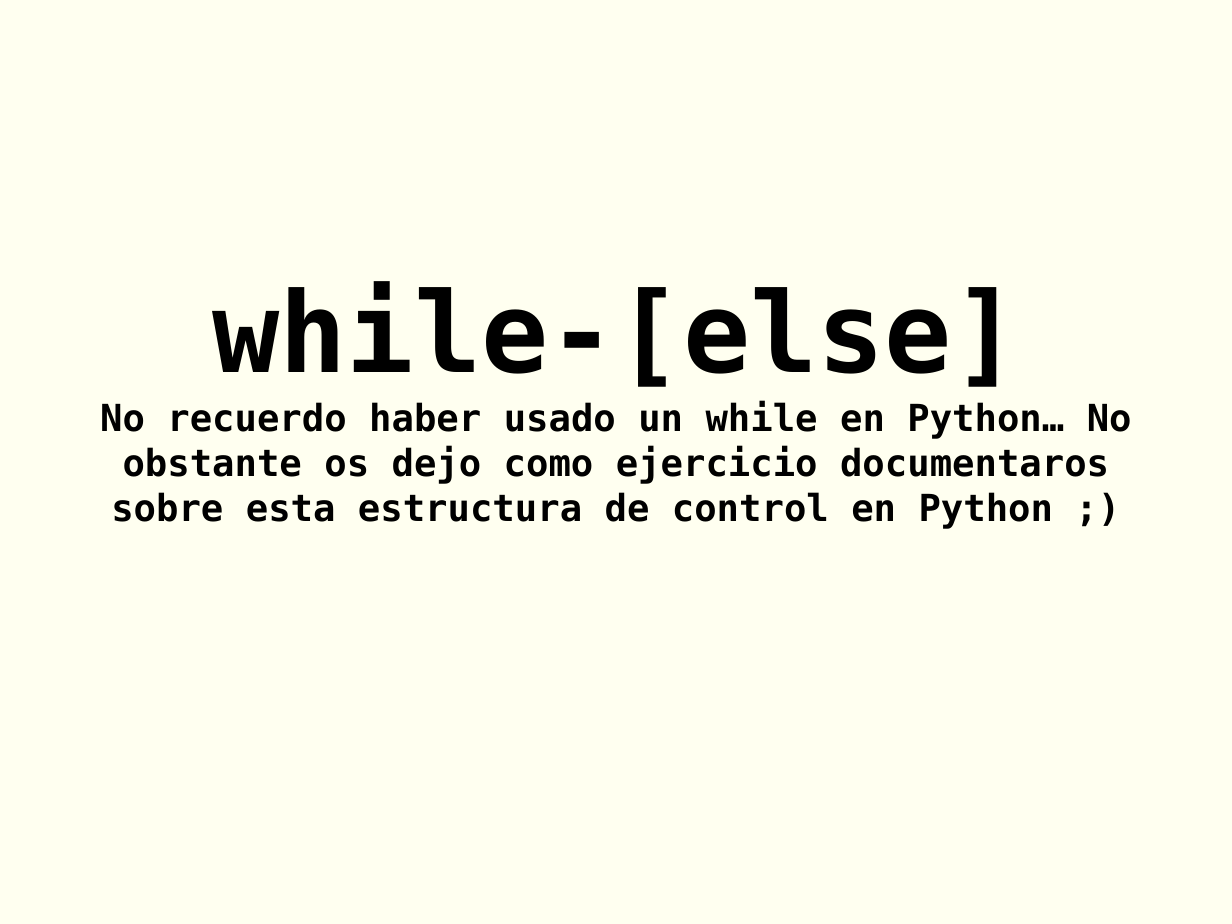
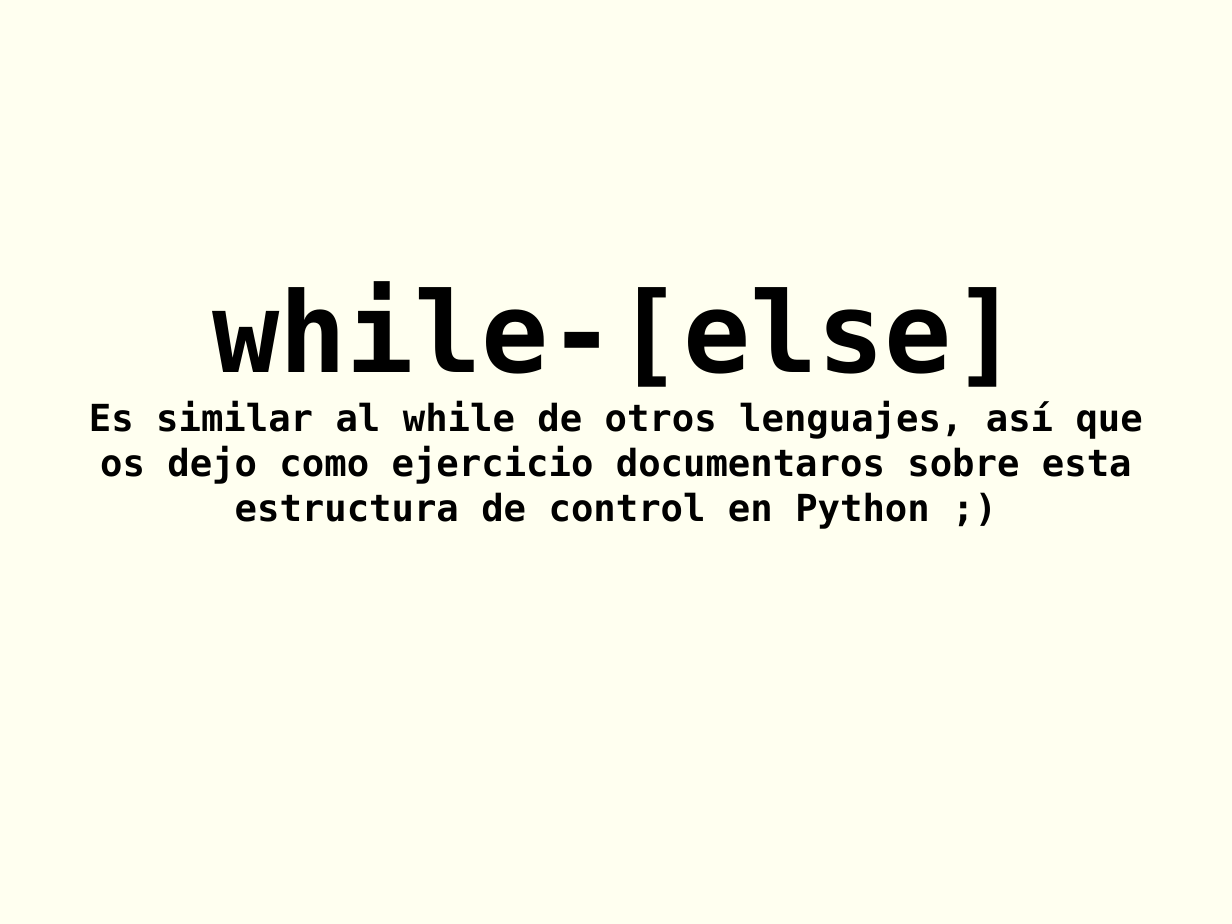
Before and after one commit to rgmf/dwes, a slide deck: slide 25 of unidades/01_introduccion_a_python/presentacion/06_estructuras_de_control.odp. Drawn at 1232x924 pixels with LibreOffice and Linux fonts; fonts in the diff are those of the drawing. Boxes give left, top, right and bottom in pixels: in the first picture for what was removed or moved away, otherwise in the second. Text is boxed around its words. In the diff, an @@ line names an element or a change of style, - is before the commit and + after.

```diff
--- a/unidades/01_introduccion_a_python/presentacion/06_estructuras_de_control.odp
+++ b/unidades/01_introduccion_a_python/presentacion/06_estructuras_de_control.odp
@@ subtitle at box(89, 401, 1143, 529): text changed @@
-No recuerdo haber usado un while en Python… No obstante os dejo como ejercicio documentaros sobre esta estructura de control en Python ;)
+Es similar al while de otros lenguajes, así que os dejo como ejercicio documentaros sobre esta estructura de control en Python ;)
```
Also in this commit, not shown: 14 other files.
